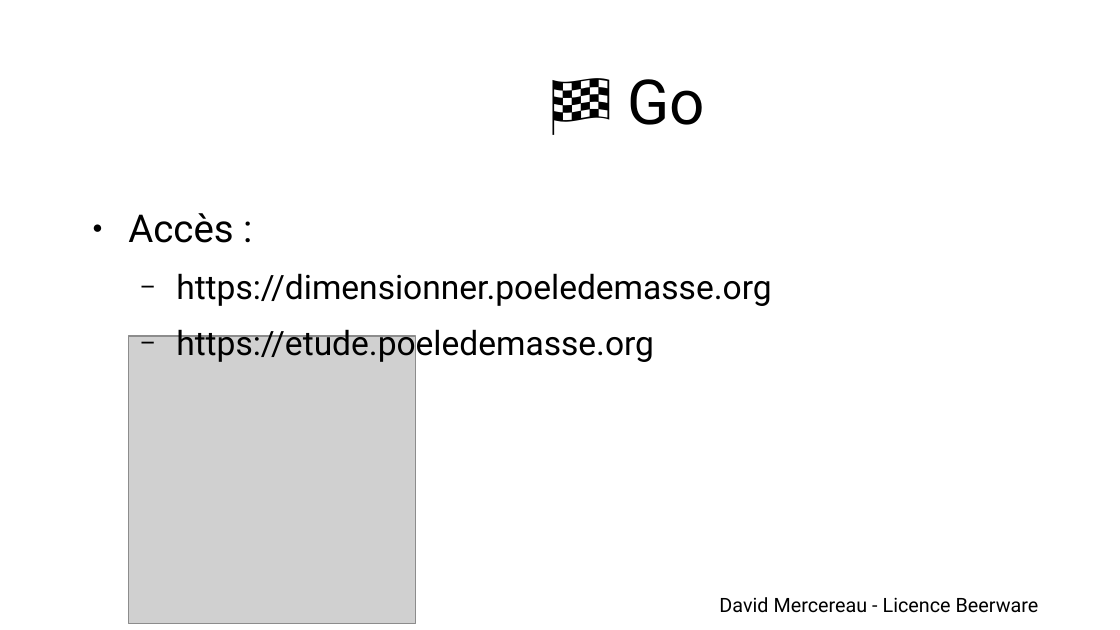
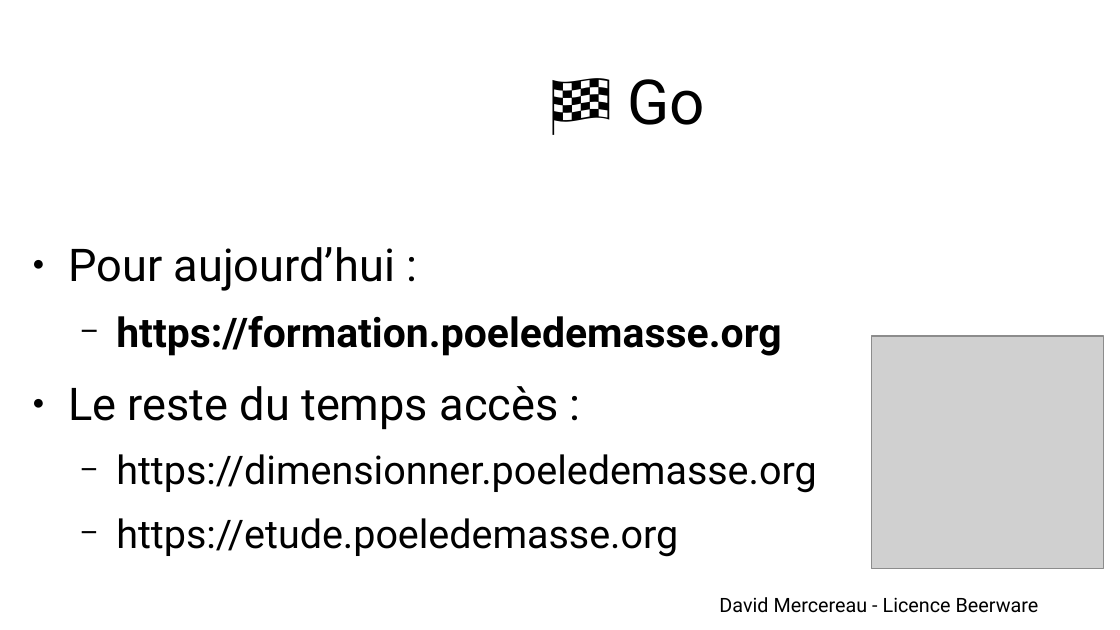
Before and after one commit to kepon85/choisirsonpdm, a slide deck: slide 12 of doc/Présentation-AFPMA-mardiFormation.odp (slide 14 before the commit). Drawn at 1120x630 pixels with LibreOffice and Linux fonts; fonts in the diff are those of the drawing; grey boxes stand for pictures; background and template pictures are left out. Boxes give left, top, right and bottom in pixels: in the first picture for what was removed or moved away, otherwise in the second. Text is boxed around its words. In the diff, an @@ line names an element or a change of style, - is before the commit and + after.

```diff
--- a/doc/Présentation-AFPMA-mardiFormation.odp
+++ b/doc/Présentation-AFPMA-mardiFormation.odp
@@ text "Pour aujourd’hui :": place and size @@
-text "Pour aujourd’hui :" at bbox=[128, 213, 771, 364]
+text "Pour aujourd’hui :" at bbox=[68, 247, 816, 557]
@@ text at bbox=[68, 247, 781, 430]: text changed; size 27.2 to 32 pt @@
-● Accès :
+● Pour aujourd’hui :
+  − https://formation.poeledemasse.org
+● Le reste du temps accès :
@@ picture: place and size @@
-picture at bbox=[128, 336, 416, 624]
+picture at bbox=[872, 336, 1105, 569]
@@ text at bbox=[116, 454, 816, 557]: size 23.8 to 28 pt in "https://dimensionner.poeledemasse.org", "https://etude.poeledemasse.org" @@
```
Also in this commit, not shown: 12 other slides changed, 3 slides added, 2 slides removed, 2 other files.
